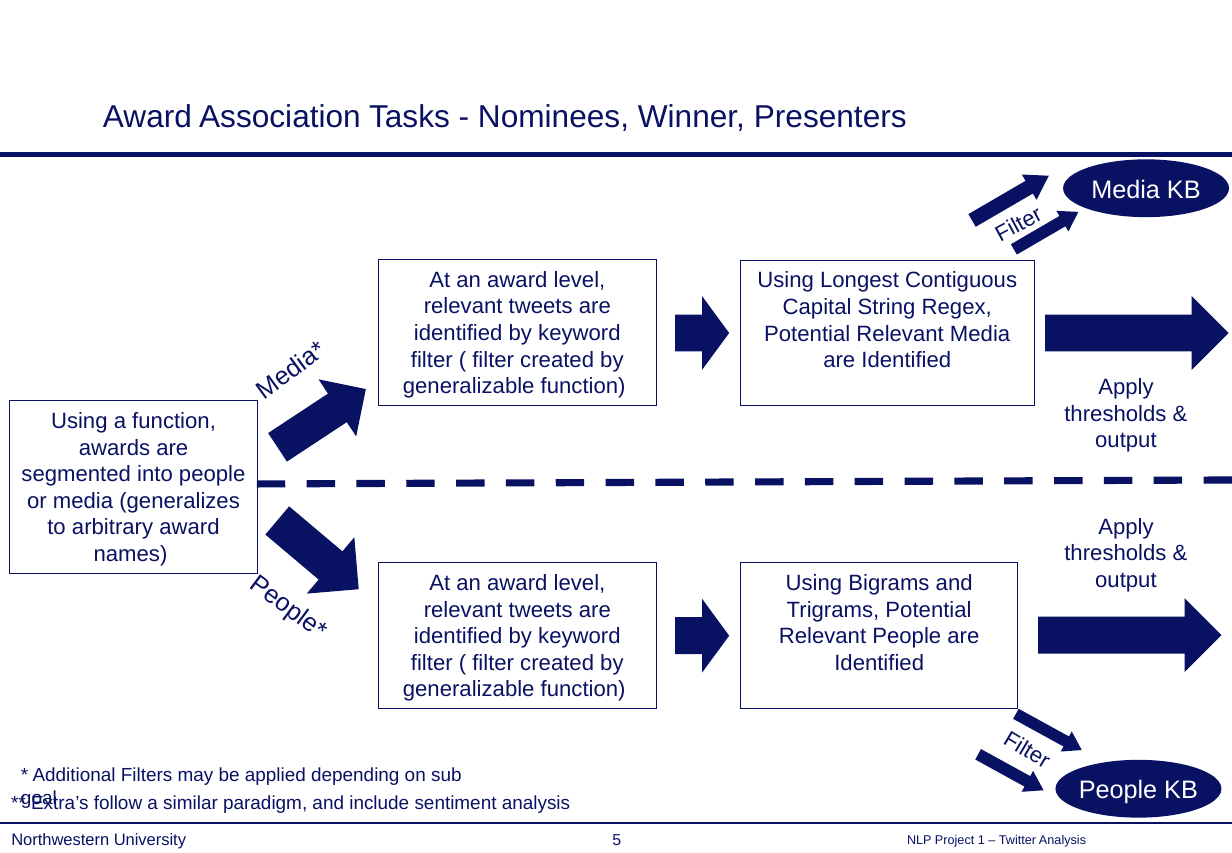
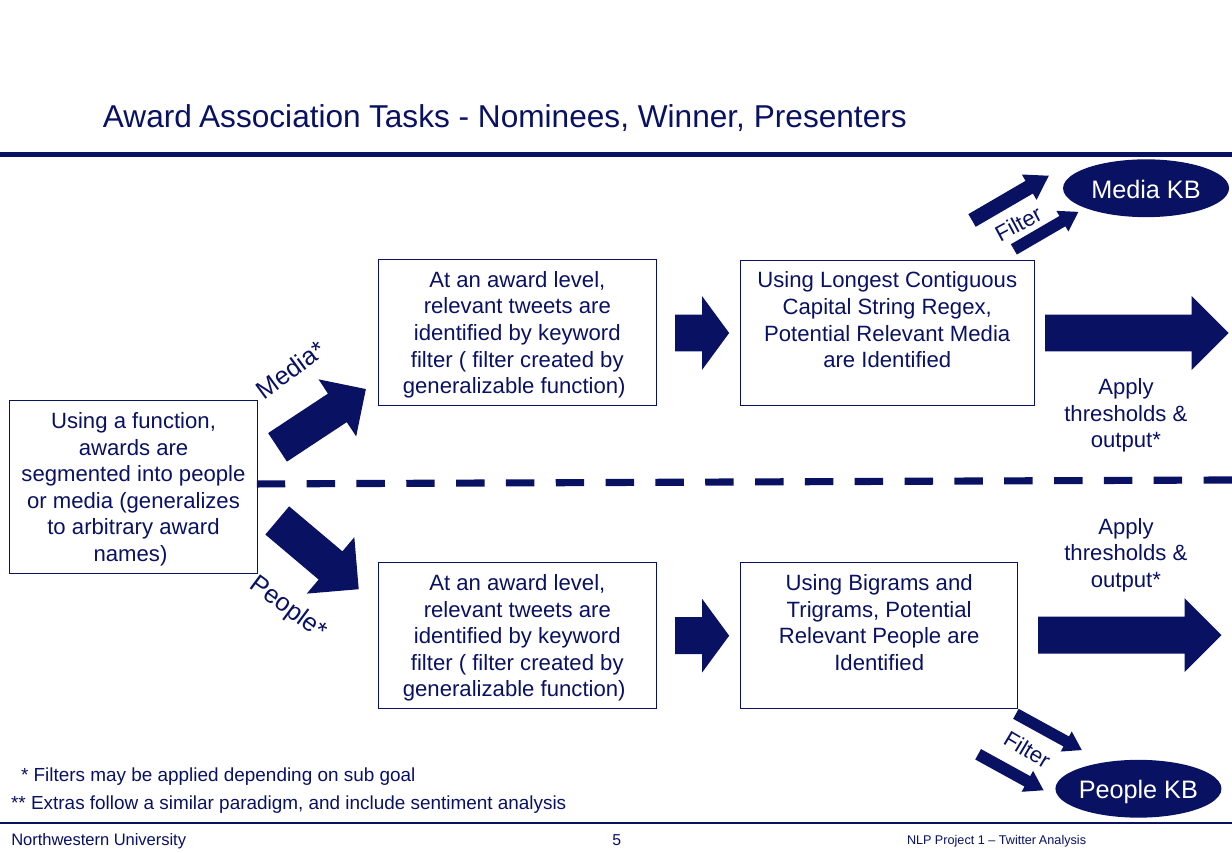
Before and after one commit to KeithPallo/nw_nlp_project_1, a slide deck: slide 5 of overview.pptx. Drawn at 1232x853 pixels with LibreOffice and Linux fonts; fonts in the diff are those of the drawing. Boxes give left, top, right and bottom in pixels: in the first picture for what was removed or moved away, otherwise in the second. Text is boxed around its words. In the diff, an @@ line names an element or a change of style, - is before the commit and + after.

```diff
--- a/overview.pptx
+++ b/overview.pptx
@@ text at (1064,378,1166,452): text changed @@
-Apply thresholds & output
+Apply thresholds & output*
@@ text at (1064,518,1166,592): text changed @@
-Apply thresholds & output
+Apply thresholds & output*
@@ text at (34,767,416,785): text changed @@
-* Additional Filters may be applied depending on sub goal
+* Filters may be applied depending on sub goal
@@ text at (31,795,566,813): text changed @@
-** Extra’s follow a similar paradigm, and include sentiment analysis
+** Extras follow a similar paradigm, and include sentiment analysis
```
Also in this commit, not shown: 1 other slide changed, 21 other files.
